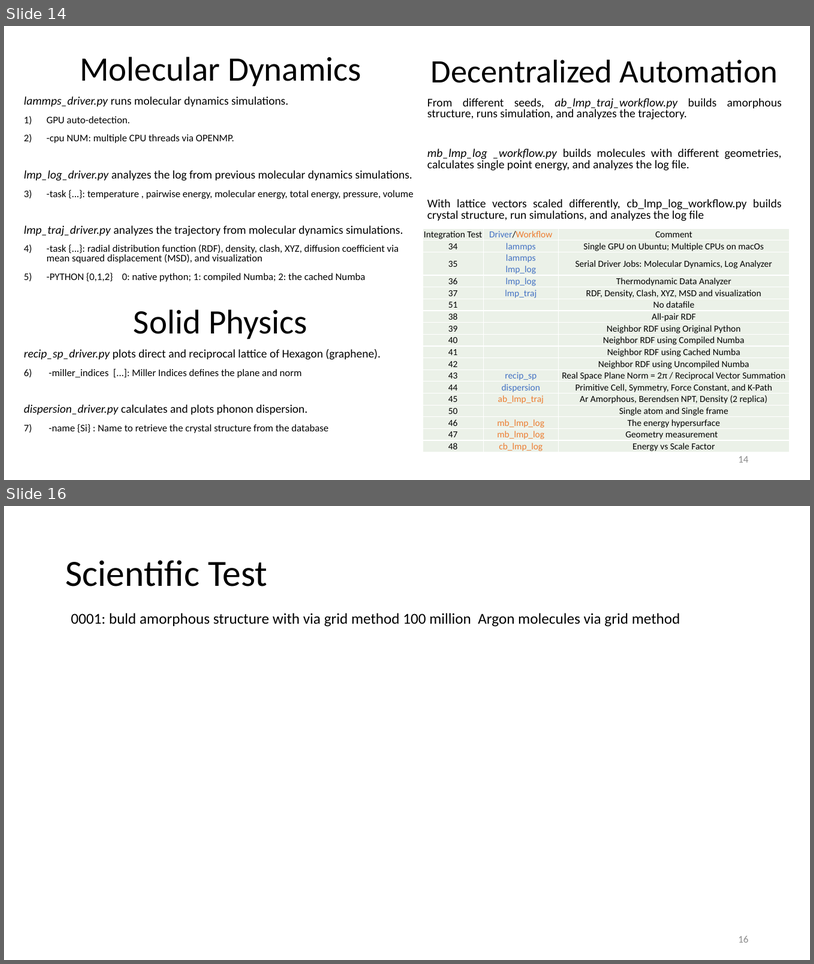
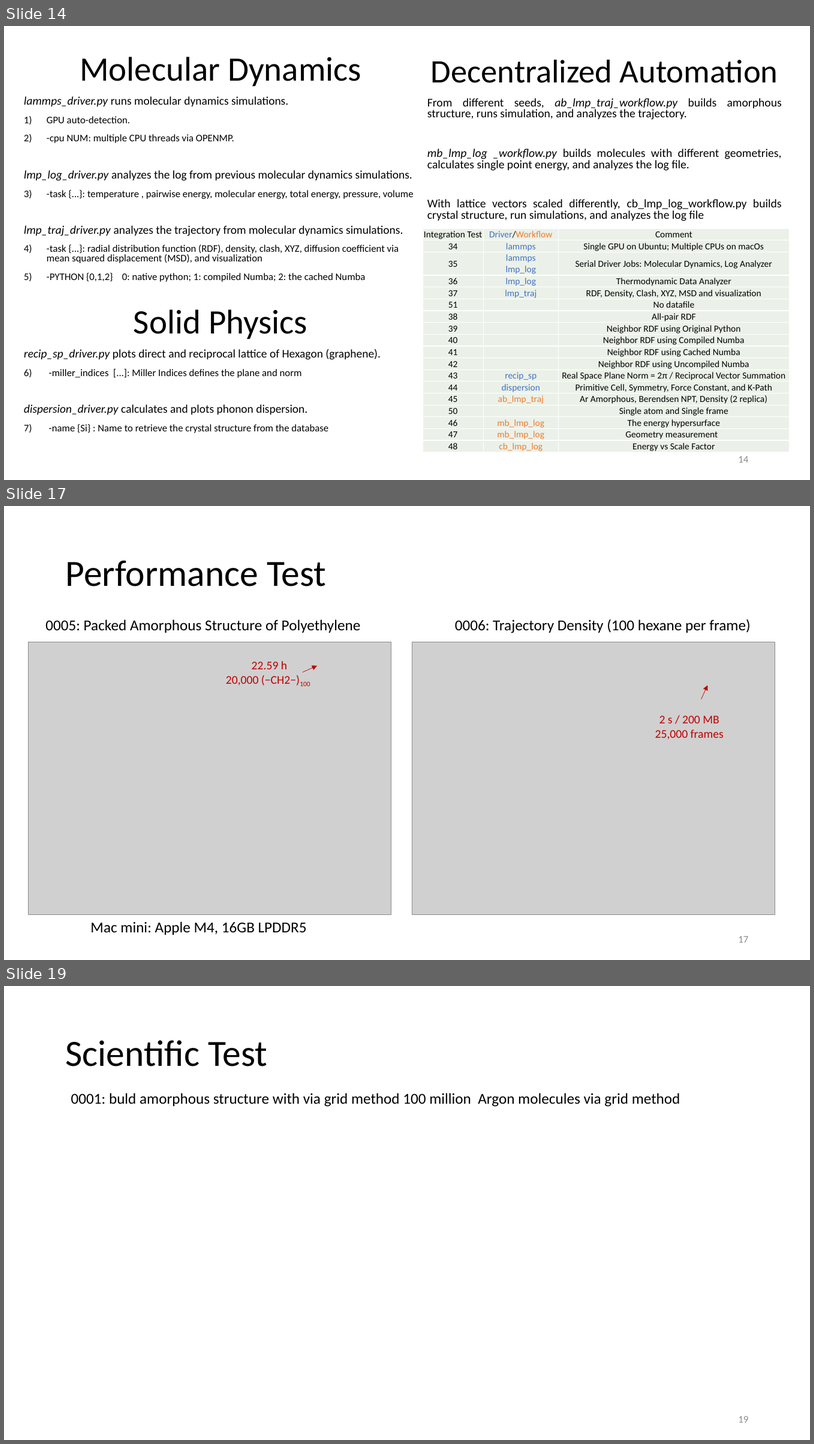
Before and after one commit to zhteg4pvt/nemd, a slide deck: docs/power_point/nemd.pptx. Shown one above the other, each under a label of ours: slides 14 and 16 before the commit, slides 14, 17 and 19 after it; the slides between them are not shown. The pictures are 814x964 and 814x1444 pixels, drawn with LibreOffice and Linux fonts; fonts in the diff are those of the drawing; grey boxes stand for pictures. Boxes give left, top, right and bottom in pixels: in the first picture for what was removed or moved away, otherwise in the second. Text is boxed around its words. In the diff, an @@ line names an element or a change of style, - is before the commit and + after.

```diff
--- a/docs/power_point/nemd.pptx
+++ b/docs/power_point/nemd.pptx
@@ slide 17 added at (x1=4, y1=506, x2=810, y2=960), background #FFFFFF @@
@@ title added at (x1=65, y1=560, x2=326, y2=586), 44 pt, text #000000 @@
+Performance Test
@@ text added at (x1=45, y1=619, x2=361, y2=633), 18 pt, text #000000 @@
+0005: Packed Amorphous Structure of Polyethylene
@@ text added at (x1=455, y1=619, x2=750, y2=633), 18 pt, text #000000 @@
+0006: Trajectory Density (100 hexane per frame)
@@ picture added at (x1=28, y1=642, x2=391, y2=915) @@
@@ picture added at (x1=413, y1=642, x2=776, y2=915) @@
@@ text added at (x1=226, y1=661, x2=310, y2=686), 14 pt, text #C00000 @@
+22.59 h
+20,000 (−CH2−)100
@@ arrow added from (303, 672) to (317, 666), #C00000 0.5 pt @@
@@ arrow added from (702, 699) to (708, 685), #C00000 0.5 pt @@
@@ text added at (x1=656, y1=715, x2=724, y2=739), 14 pt, text #C00000 @@
+2 s / 200 MB
+25,000 frames
@@ text added at (x1=90, y1=921, x2=307, y2=934), 18 pt, text #000000 @@
+Mac mini: Apple M4, 16GB LPDDR5
@@ page number added at (x1=738, y1=936, x2=749, y2=942), 12 pt, text #8C8C8C @@
+17
@@ what was slide 16 is now slide 19 @@
@@ page number at (x1=738, y1=1416, x2=749, y2=1422): text changed @@
-16
+19
```
Also in this commit, not shown: 3 other slides added, 1 slide removed.
